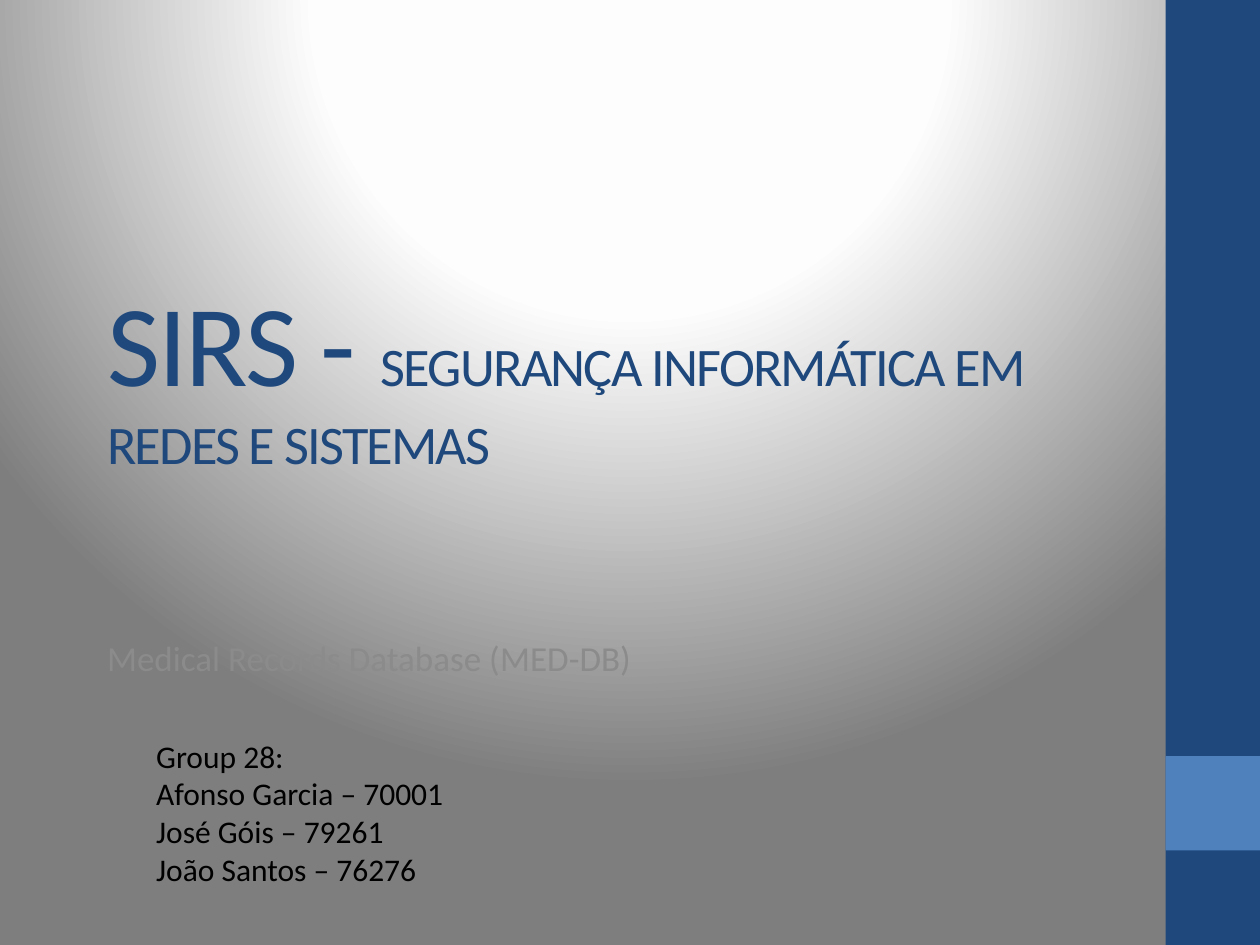
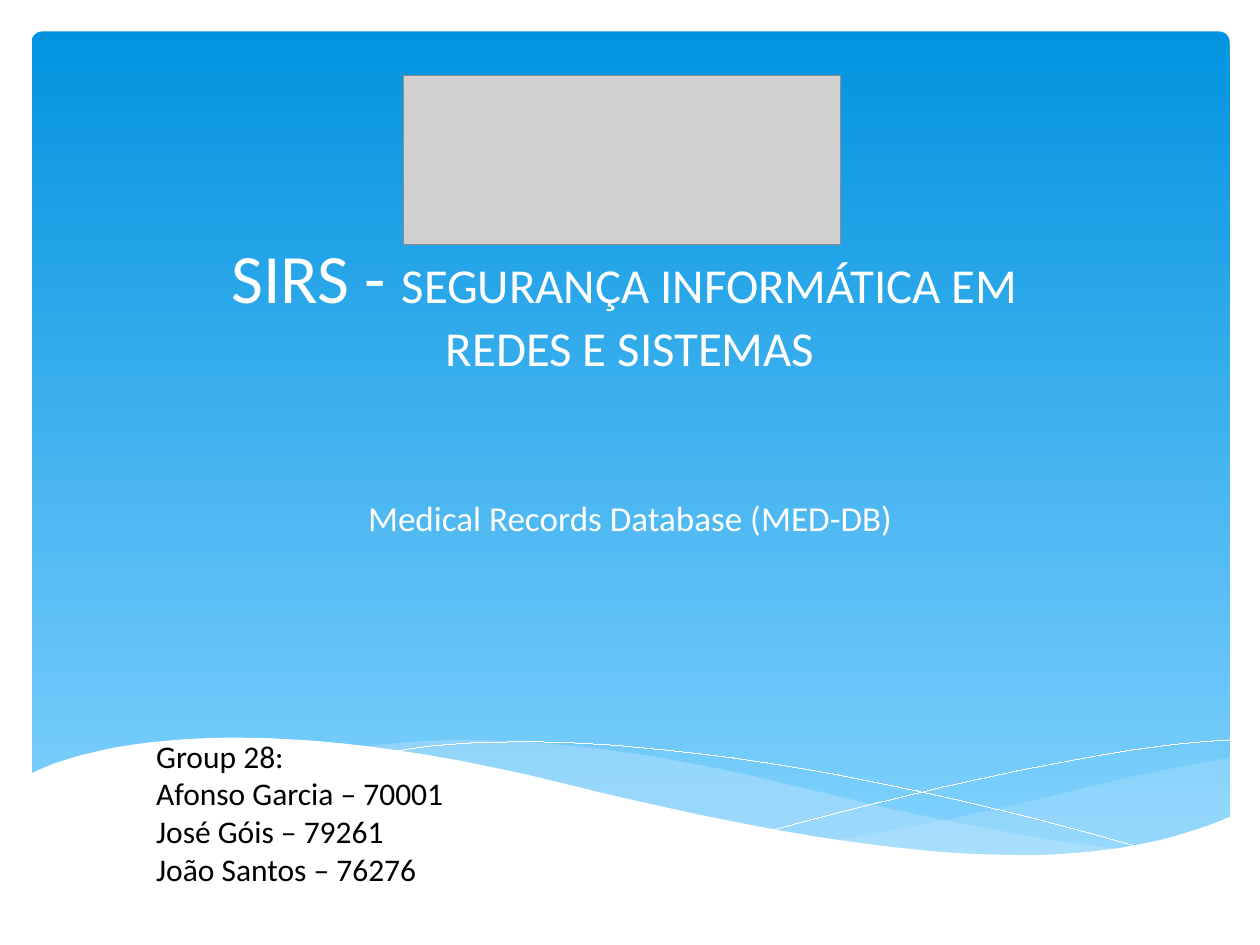
Before and after one commit to AfonsoFGarcia/med-db, a slide deck: slide 1 of Apresentacao/SIRS-A-28.pptx. Drawn at 1260x945 pixels with LibreOffice and Linux fonts; fonts in the diff are those of the drawing; grey boxes stand for pictures. Boxes give left, top, right and bottom in pixels: in the first picture for what was removed or moved away, otherwise in the second. Text is boxed around its words. In the diff, an @@ line names an element or a change of style, - is before the commit and + after.

```diff
--- a/Apresentacao/SIRS-A-28.pptx
+++ b/Apresentacao/SIRS-A-28.pptx
@@ background gradient #FFFFFF to #FEFEFE to #7F7F7F to #FFFFFF @@
@@ rectangle removed at bbox=[1166, 0, 1260, 945] @@
@@ rounded rectangle added at bbox=[32, 32, 1230, 863], fill gradient #0293E0 to #83D3FE @@
@@ picture added at bbox=[403, 76, 839, 244] @@
@@ title "SIRS - SEGURANÇA INFORMÁTICA EM ...": place and size @@
-title "SIRS - SEGURANÇA INFORMÁTICA EM ..." at bbox=[107, 311, 1026, 465]
+title "SIRS - SEGURANÇA INFORMÁTICA EM ..." at bbox=[231, 258, 1017, 367]
@@ title "SIRS - SEGURANÇA INFORMÁTICA EM ..." at bbox=[231, 258, 1017, 367]: size 66 to 39.6 pt in "SIRS -"; size 31 to 27.9 pt in "SEGURANÇA INFORMÁTICA EM REDES E SISTEMAS"; text colour #1F497D to #FFFFFF, letter spacing -1 to 0 pt; alignment left to centre @@
@@ subtitle added at bbox=[368, 505, 892, 536], 20 pt, text #FFFFFF @@
+Medical Records Database (MED-DB)
@@ group added at bbox=[29, 738, 1231, 922]: 5 freeform shapes @@
@@ rectangle removed at bbox=[1166, 756, 1260, 850] @@
```
Also in this commit, not shown: 7 other slides changed.
